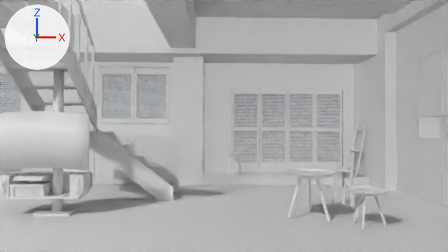
One commit to the Blender file interior_villa.blend: the scene before it, then after it.
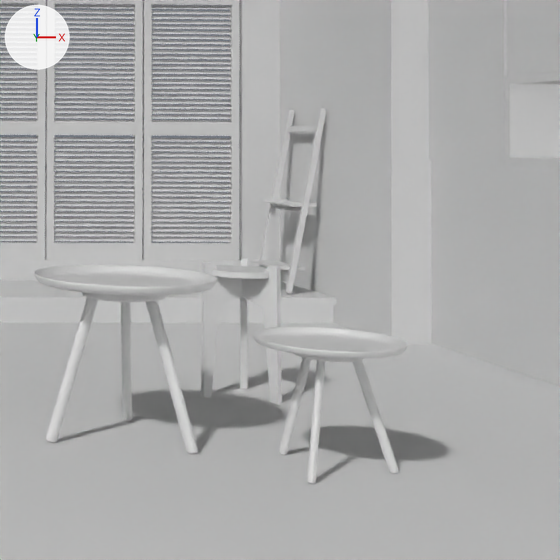
The first picture shows the older version from the file's camera 'Camera'. The close-ups show both versions on the part from 61% to 97% of the width and 37% to 100% of the height of that picture. The lights are fixed; the arrows at upper left show +X, +Y and +Z.
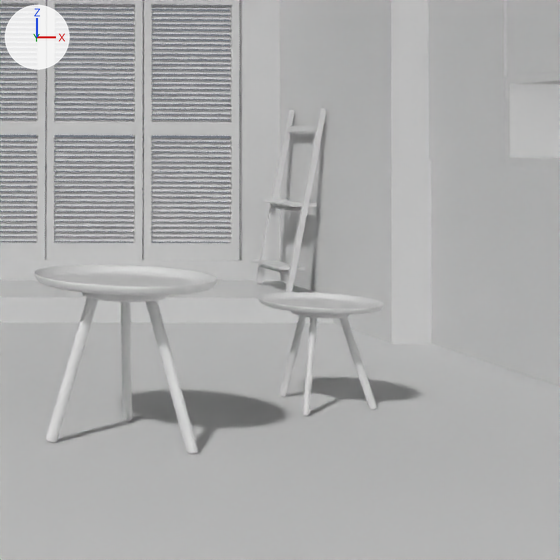
Where the change shows, as pixel boxes [x1, y1, x2, y2] in the close-ups (560 x 560 px):
'Circle.012', moved: before [252, 327, 408, 359]; after [258, 292, 384, 315]
'Cube.012', moved (not visible afterwards): before [201, 258, 282, 404]
'Circle.010', moved: before [279, 340, 399, 484]; after [279, 303, 377, 416]
'Cube.010', moved (not visible afterwards): before [212, 265, 269, 279]

Edits to the bpy script that builds the scene:
```text
Change ob_cube_010:
    ob_cube_010.location: (3.98, -1.24, -0.01) -> (-5.92, -5.23, -0.01)
Change ob_cube_012:
    ob_cube_012.location: (3.98, -1.24, -0.01) -> (-5.92, -5.23, -0.01)
Change ob_circle_012:
    ob_circle_012.location: (4.8, -4.62, 0.01) -> (6.02, -1.72, 0.01)
Change ob_circle_010:
    ob_circle_010.location: (4.8, -4.62, 0.01) -> (6.02, -1.72, 0.01)
```
